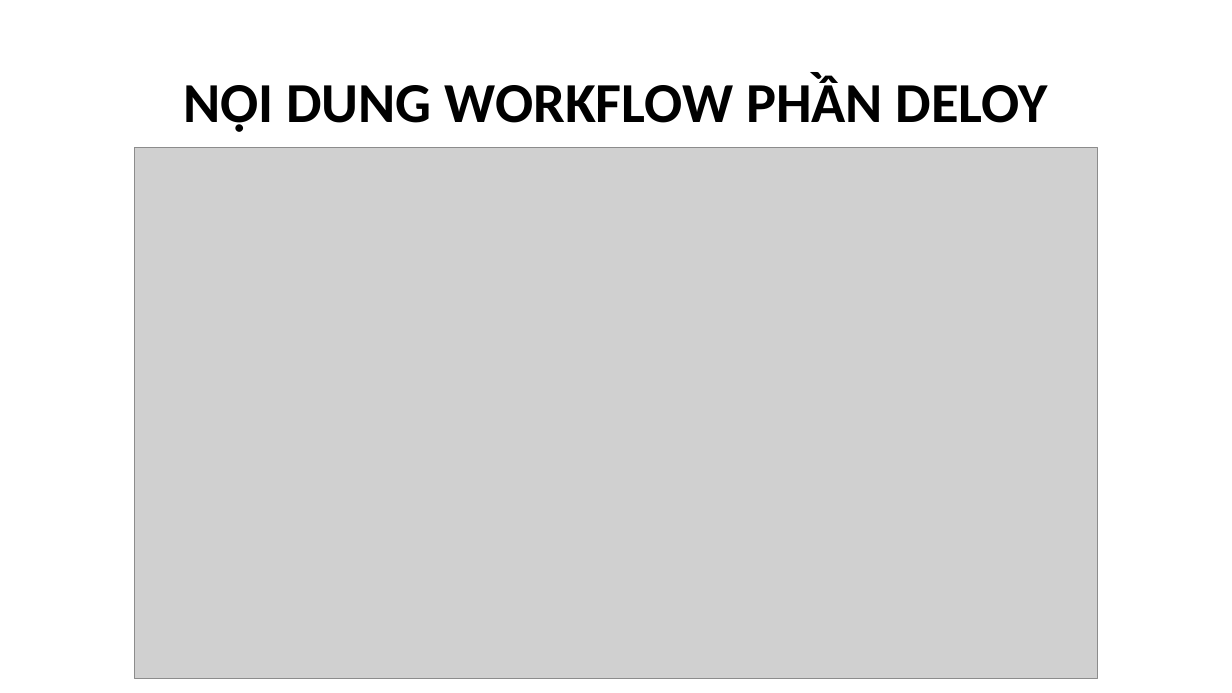
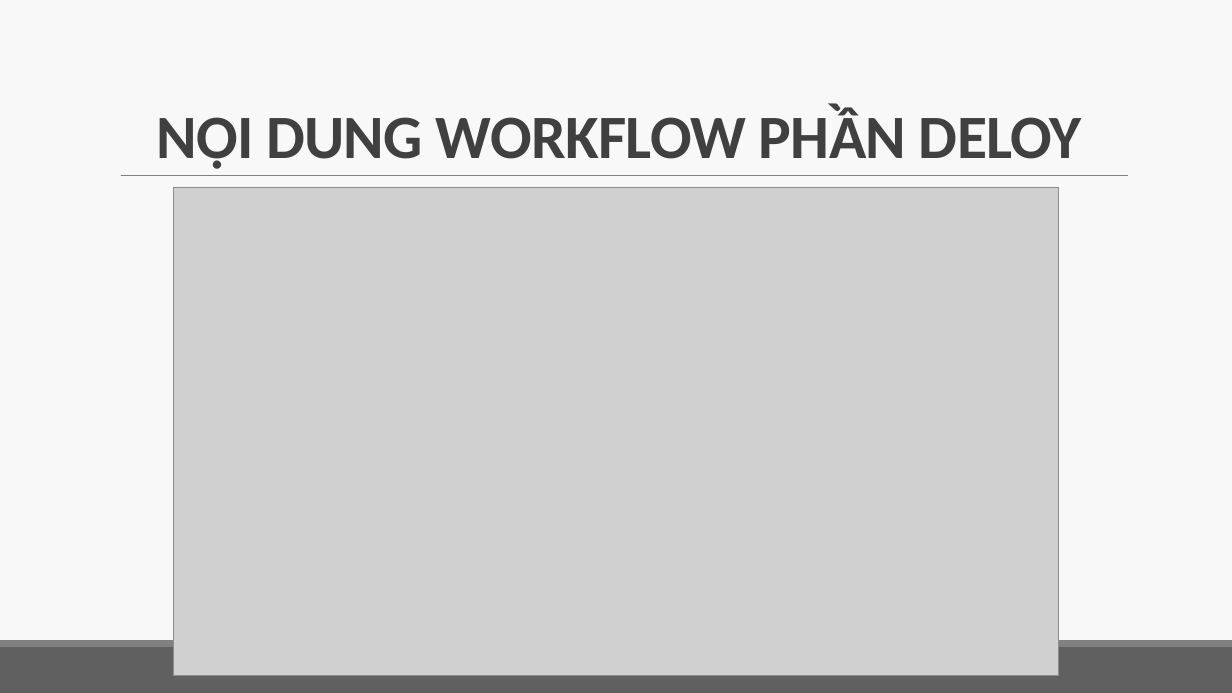
Before and after one commit to qly6/AuthApp, a slide deck: slide 18 of AuthApp.pptx. Drawn at 1232x693 pixels with LibreOffice and Linux fonts; fonts in the diff are those of the drawing; grey boxes stand for pictures. Boxes give left, top, right and bottom in pixels: in the first picture for what was removed or moved away, otherwise in the second. Text is boxed around its words. In the diff, an @@ line names an element or a change of style, - is before the commit and + after.

```diff
--- a/AuthApp.pptx
+++ b/AuthApp.pptx
@@ background #FFFFFF to #F8F8F8 @@
@@ title "NỘI DUNG WORKFLOW PHẦN DELOY": place and size @@
-title "NỘI DUNG WORKFLOW PHẦN DELOY" at bbox=[183, 74, 1048, 132]
+title "NỘI DUNG WORKFLOW PHẦN DELOY" at bbox=[156, 107, 1082, 169]
@@ title "NỘI DUNG WORKFLOW PHẦN DELOY" at bbox=[156, 107, 1082, 169]: size 44 to 48 pt, text colour #000000 to #404040, letter spacing 0 to -0.5 pt; line spacing 0.9 to 0.85; vertical alignment middle to bottom @@
@@ line added from (121, 176) to (1128, 176), #808080 0.5 pt @@
@@ picture: place and size @@
-picture at bbox=[135, 148, 1098, 679]
+picture at bbox=[173, 187, 1059, 676]
@@ rectangle added at bbox=[0, 647, 1232, 693], fill #606060 @@
@@ rectangle added at bbox=[0, 640, 1232, 647], fill #808080 @@
```
Also in this commit, not shown: 18 other slides changed, 2 slides added, 2 slides removed.
